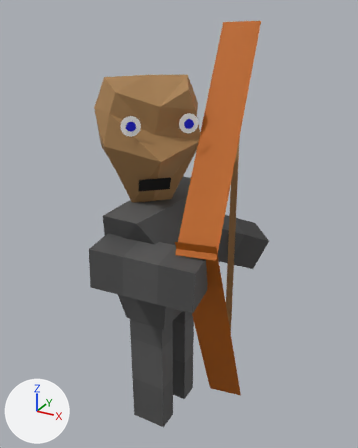
The OBJ model KingOfKings/Models/heavyarcher2f.obj, before and after one commit.
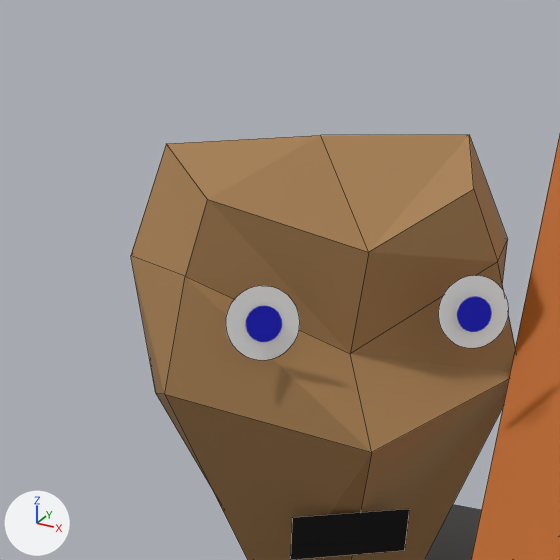
Old and new are each drawn whole from a 50 mm lens placed at (3.62, -6.6, 6.96), pointed at (0.08, -0.17, 3.75) and again close up on the part from 16% to 59% of the width and 8% to 43% of the height. Lighting does not change. The marker at lower left points along +X, +Y and +Z. The close-ups show mesh edges as thin lines. Where no turn or scale is listed for an object, it has been applied to the vertices.
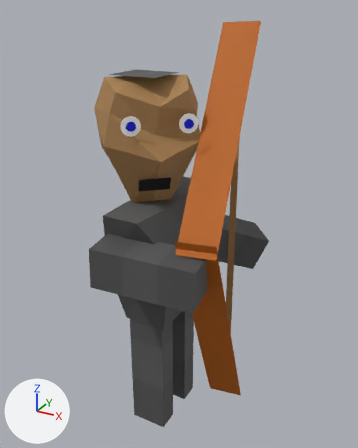
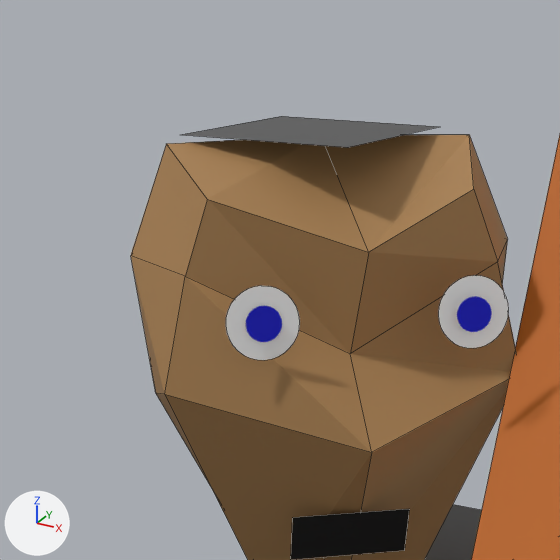
What differs and where, as boxes (x1, y1, x2, y2) in the close-ups (560 x 560 px):
'Plane.004_Plane.001', added: after (182, 116, 438, 147)

Edits to the bpy script that builds the scene:
```text
Add me_plane_004_plane_001:
    me_plane_004_plane_001.from_pydata([(-0.678, -0.832, 6.097), (0.07, -0.832, 6.097), (-0.678, -0.134, 6.097), (0.07, -0.134, 6.097)], [], [(0, 1, 3, 2)])
    me_plane_004_plane_001.materials.append(mat_material_008)  # dark grey #585858
Add ob_plane_004_plane_001:
    ob_plane_004_plane_001 = bpy.data.objects.new('Plane.004_Plane.001', me_plane_004_plane_001)
    ob_plane_004_plane_001.location = (0.0, 0.0, 0.0)
```
